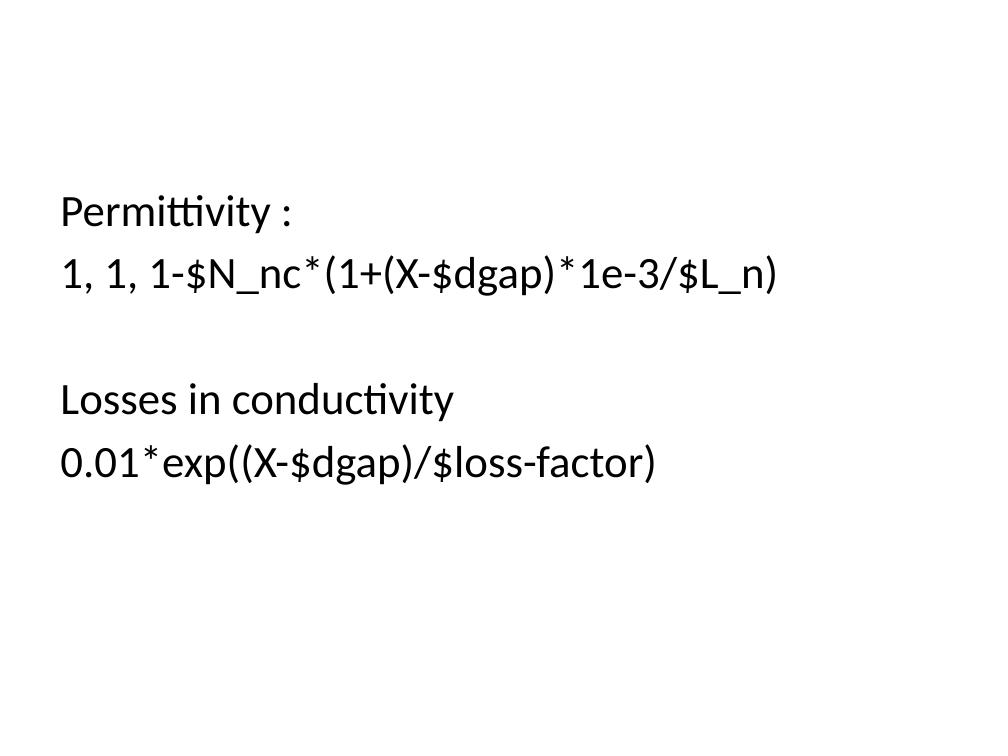
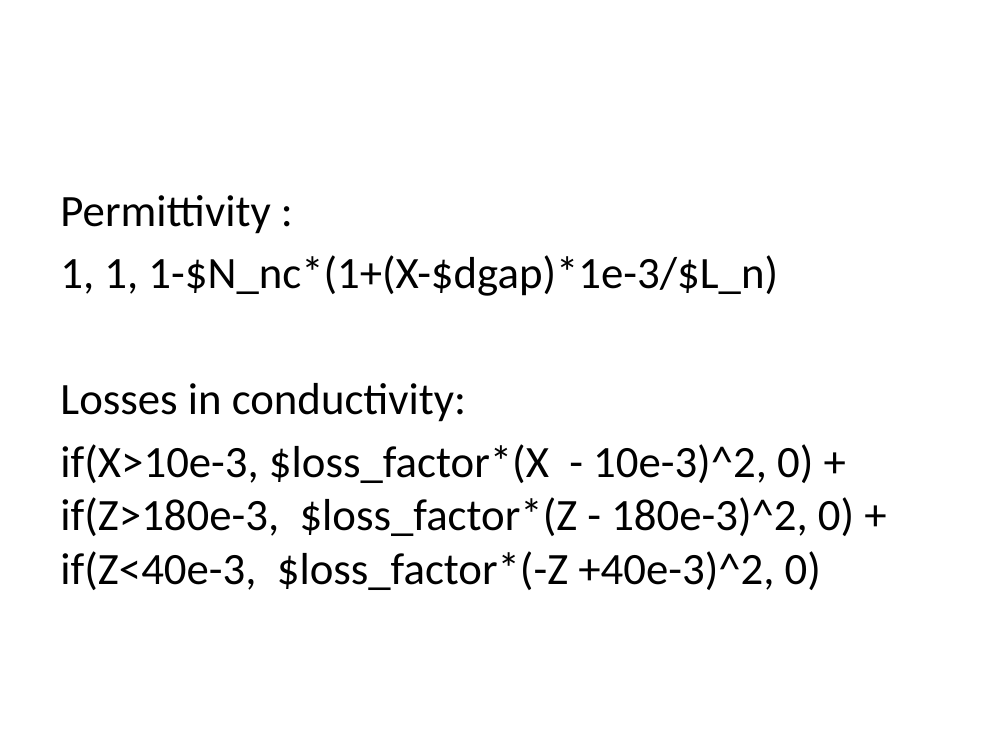
Before and after one commit to jhillairet/SOFT2018_Cold_Plasma_Modeling, a slide deck: slide 2 of Test Configurations/LHCD/LHCD_Config_and_results.pptx. Drawn at 1008x756 pixels with LibreOffice and Linux fonts; fonts in the diff are those of the drawing. Boxes give left, top, right and bottom in pixels: in the first picture for what was removed or moved away, otherwise in the second. Text is boxed around its words. In the diff, an @@ line names an element or a change of style, - is before the commit and + after.

```diff
--- a/Test Configurations/LHCD/LHCD_Config_and_results.pptx
+++ b/Test Configurations/LHCD/LHCD_Config_and_results.pptx
@@ text at <box>60,383,854,590</box>: text changed @@
-Losses in conductivity
-0.01*exp((X-$dgap)/$loss-factor)
+Losses in conductivity:
+if(X>10e-3, $loss_factor*(X - 10e-3)^2, 0) + if(Z>180e-3, $loss_factor*(Z - 180e-3)^2, 0) + if(Z<40e-3, $loss_factor*(-Z +40e-3)^2, 0)
```
Also in this commit, not shown: 2 slides added, 1 slide removed, 1 other file.
